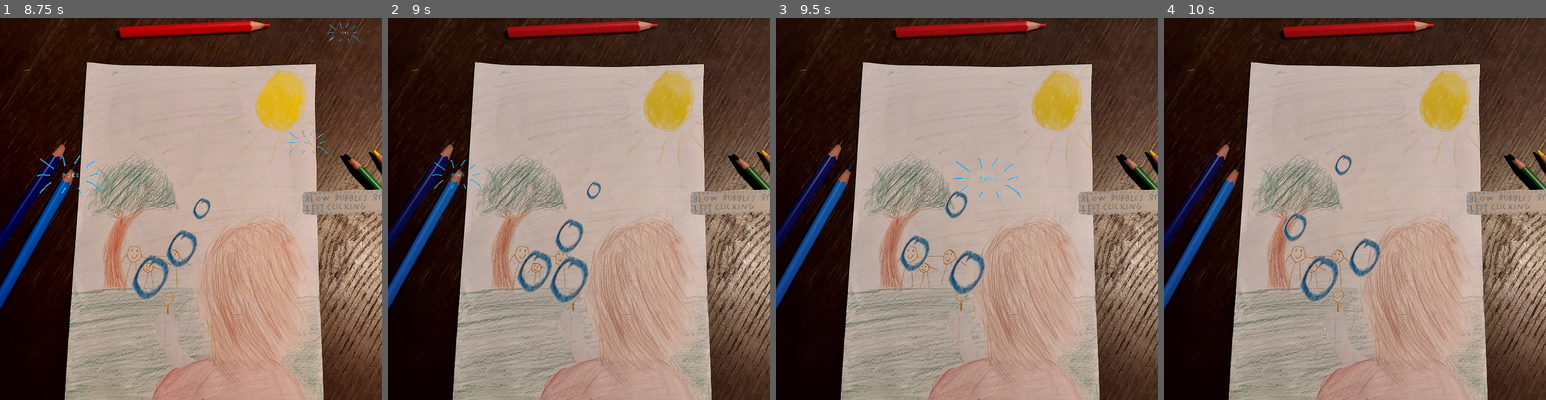
Above: before the commit, frames 1-4 (left to right).
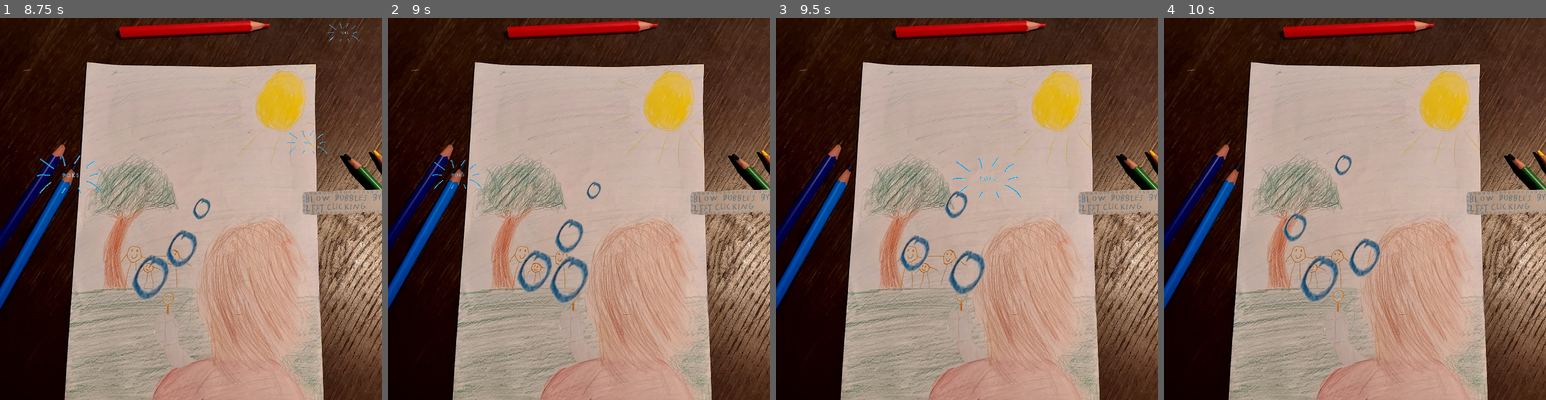
Above: after the commit, the same moments.

Repository: Tepitron/rebel-yell
Game: Godot game, scene res://main_menu.tscn
The game is run twice, just before and just after one commit, with the same random seed, the same clock (stepped at 60 frames per second) and the same inputs.
Inputs (mouse positions are in pixels of both pictures, inside the frame that each line leads up to):
- Up to frame 1 (8.75 s): click "START" at 0.5 s; move the mouse to (275, 189) at 1.27 s; press the mouse at (275, 189) at 1.28 s; move the mouse to (114, 228) at 2.02 s; release the mouse at (114, 228) at 2.03 s; click (114, 228) at 2.1 s; move the mouse to (229, 124) at 2.77 s; press the mouse at (229, 124) at 2.78 s; move the mouse to (171, 285) at 3.52 s; release the mouse at (171, 285) at 3.53 s; click (171, 285) at 3.6 s; move the mouse to (305, 266) at 4.27 s; press the mouse at (305, 266) at 4.28 s; move the mouse to (76, 151) at 5.02 s; release the mouse at (76, 151) at 5.03 s; click (76, 151) at 5.1 s; move the mouse to (210, 209) at 5.77 s; press the mouse at (210, 209) at 5.78 s; move the mouse to (133, 113) at 6.52 s; release the mouse at (133, 113) at 6.53 s; click (133, 113) at 6.6 s; move the mouse to (275, 189) at 7.27 s; press the mouse at (275, 189) at 7.28 s; move the mouse to (114, 228) at 8.02 s; release the mouse at (114, 228) at 8.03 s; click (114, 228) at 8.1 s
- Up to frame 2 (9 s): move the mouse to (617, 124) at 8.77 s; press the mouse at (617, 124) at 8.78 s
- Up to frame 3 (9.5 s): no input
- Up to frame 4 (10 s): move the mouse to (1335, 285) at 9.52 s; release the mouse at (1335, 285) at 9.53 s; click (1335, 285) at 9.6 s

Frame 1 is identical in both runs. In frame 2, 0.9% of the frame differs, in the area x 13-100%, y 0-50%; in frame 3, 0.9%; in frame 4, 0.9%.

Commit message:
Fix blowing sprite scaling

Diff:
--- a/main.gd
+++ b/main.gd
@@ -15,6 +15,7 @@
 var over_all_bubbles = 0
 var timers_started = false
 @export var blowing_sprite_scale = 1.1
+@export var DIFFICULTY_STARTING_LIMIT = 15
 
 @export var bubble_counter_limit1 = 10
 @export var bubble_counter_limit2 = 8
@@ -54,7 +55,7 @@
 		click_counter += 1
 		if click_counter >= click_resistance:
 			$AnimatedSprite2D.hide()
-			$AnimatedSprite2D.apply_scale(Vector2(1,1))
+			$AnimatedSprite2D.scale = Vector2(1,1)
 			# creates a bubble_scene and places it on the hand asset
 			var instance = bubble_scene.instantiate()
 			instance.position = $Node2D/Hand.position
@@ -70,7 +71,7 @@
 		else:
 			stretch_bubble()
 
-	if over_all_bubbles > 10:
+	if over_all_bubbles > DIFFICULTY_STARTING_LIMIT:
 		if not timers_started:
 			start_bubble_counter_timer()
 			start_click_resistance_timer()
--- a/main.tscn
+++ b/main.tscn
@@ -21,7 +21,7 @@
 [node name="Node2D" parent="." instance=ExtResource("3_ys857")]
 
 [node name="ClickResistanceUpTimer" type="Timer" parent="."]
-wait_time = 10.0
+wait_time = 0.847
 
 [node name="BubbleCounterDownTimer" type="Timer" parent="."]
 wait_time = 2.0
Not shown: 2 places in Scripts/node_2d.tscn that only renumber resources
Not shown: 1 places in bubble.tscn that only renumber resources
Not shown: 1 places in ending.tscn that only renumber resources
Not shown: 1 places in main.tscn that only renumber resources
Not shown: 1 places in main_menu.tscn that only renumber resources
